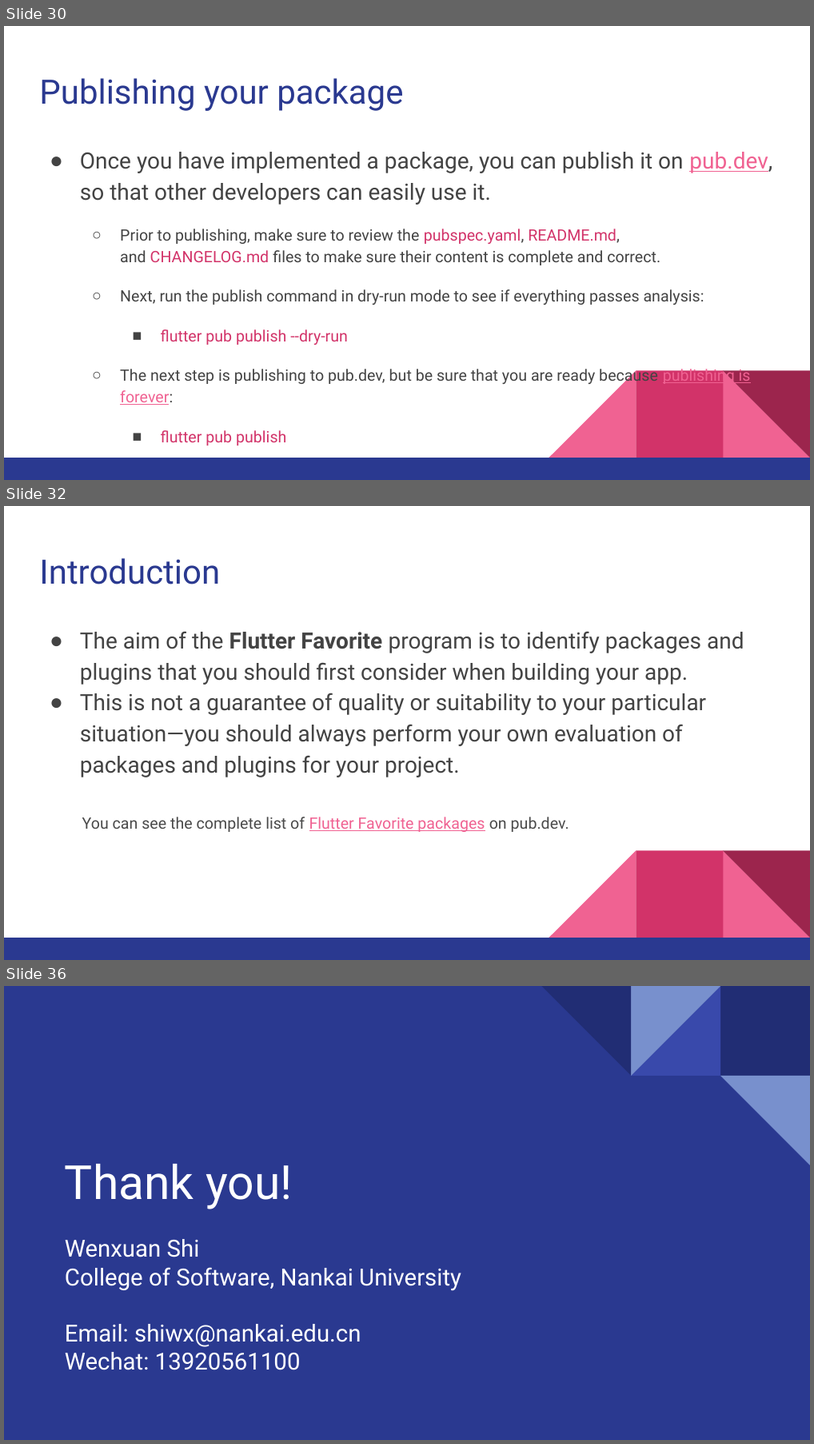
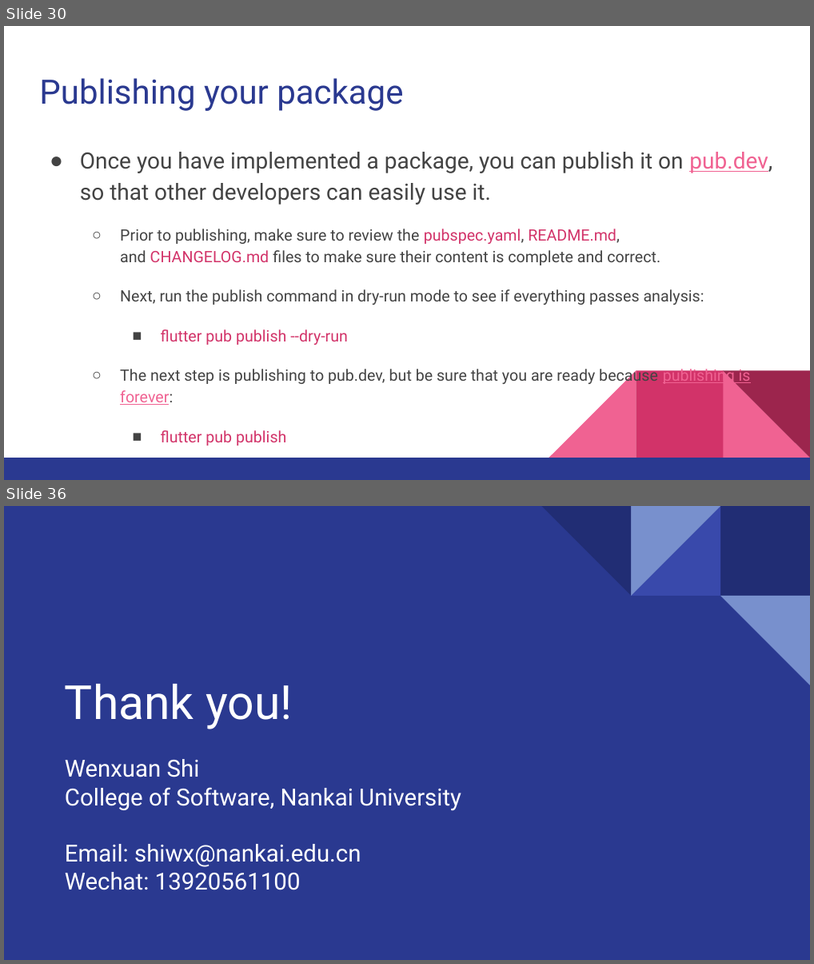
Before and after one commit to walkman617/Flutter2, a slide deck: Lecture/C06 Packages_Plugins.pptx. Shown one above the other, each under a label of ours: slides 30, 32 and 36 before the commit, slides 30 and 36 after it; the slides between them are not shown. The pictures are 814x1444 and 814x964 pixels, drawn with LibreOffice and Linux fonts; fonts in the diff are those of the drawing. Boxes give left, top, right and bottom in pixels: in the first picture for what was removed or moved away, otherwise in the second. Text is boxed around its words. In the diff, an @@ line names an element or a change of style, - is before the commit and + after.

```diff
--- a/Lecture/C06 Packages_Plugins.pptx
+++ b/Lecture/C06 Packages_Plugins.pptx
@@ slide 32 removed at bbox=[4, 506, 810, 960], background #FFFFFF; not listed: 5 template elements that a slide beside it also shows @@
@@ title removed at bbox=[39, 558, 220, 584] @@
-Introduction
@@ text removed at bbox=[80, 631, 744, 777] @@
-● The aim of the Flutter Favorite program is to identify packages and plugins that you should first consider when building your app.
-● This is not a guarantee of quality or suitability to your particular situation—you should always perform your own evaluation of packages and plugins for your project.
@@ text removed at bbox=[82, 816, 570, 832] @@
-You can see the complete list of Flutter Favorite packages on pub.dev.
```
Also in this commit, not shown: 6 slides changed, 4 slides added, 3 other slides removed.
